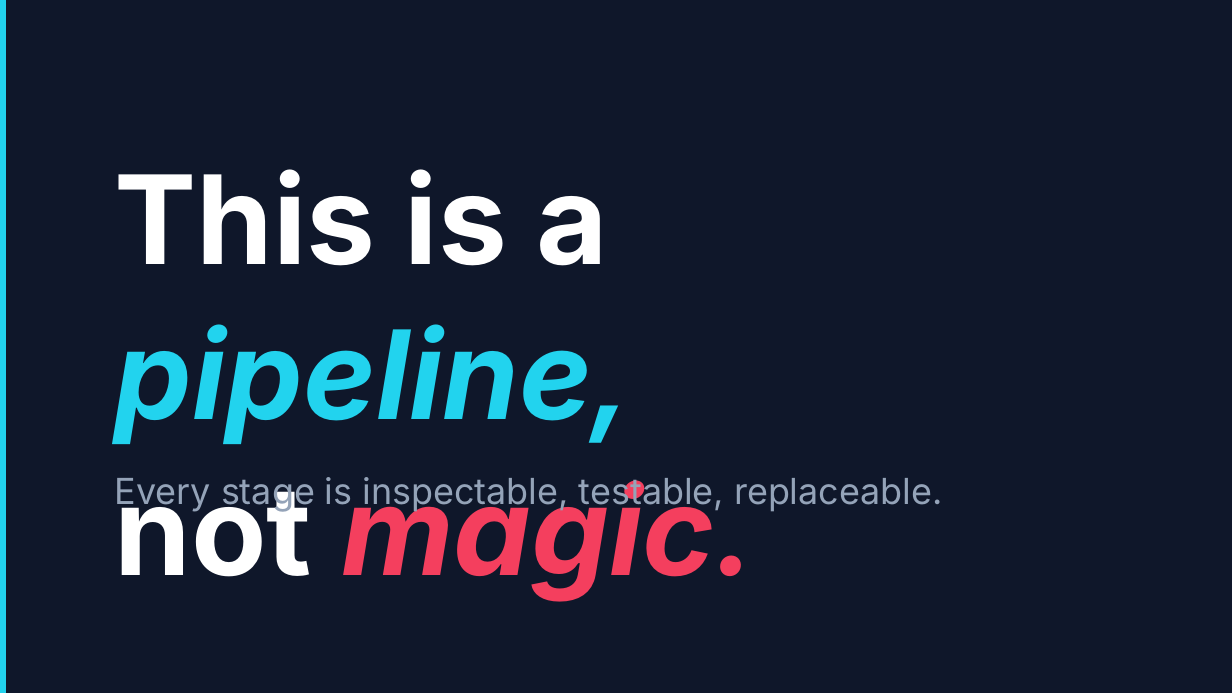
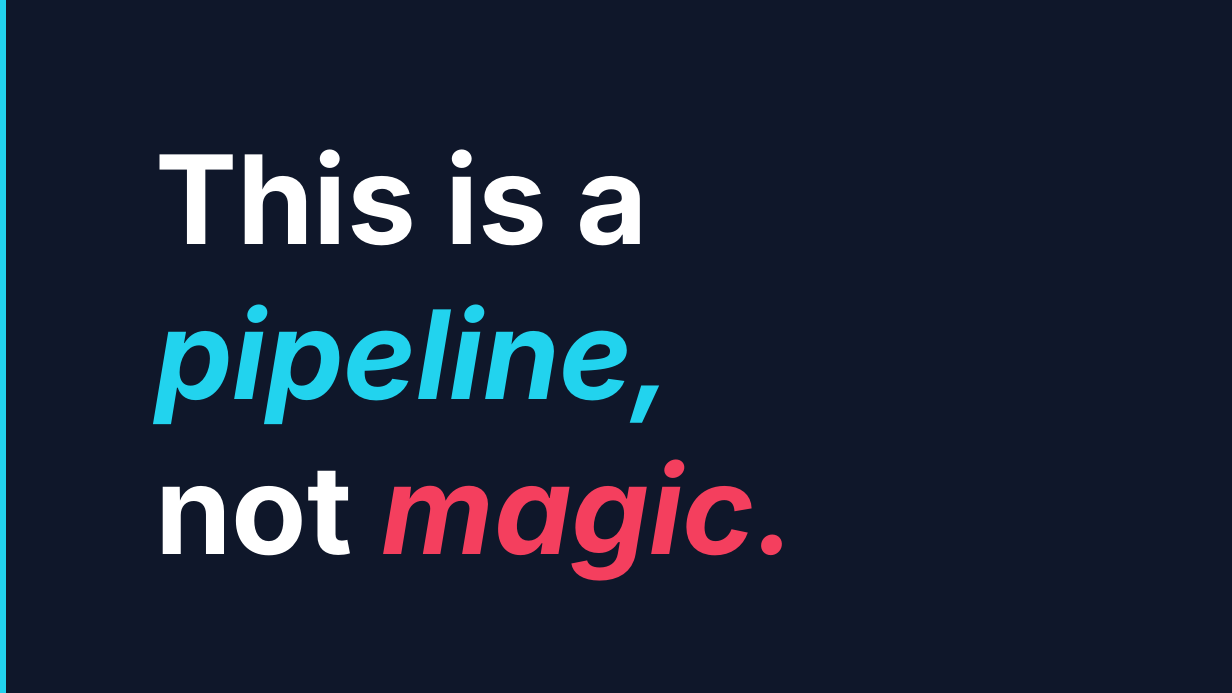
Before and after one commit to ebicoglu/chat-with-your-data-conference, a slide deck: slide 12 of Presentation.pptx. Drawn at 1232x693 pixels with LibreOffice and Linux fonts; fonts in the diff are those of the drawing; background and template pictures are left out. Boxes give left, top, right and bottom in pixels: in the first picture for what was removed or moved away, otherwise in the second. Text is boxed around its words. In the diff, an @@ line names an element or a change of style, - is before the commit and + after.

```diff
--- a/Presentation.pptx
+++ b/Presentation.pptx
@@ text "This is a pipeline,": place and size @@
-text "This is a pipeline," at [115,169,755,601]
+text "This is a pipeline," at [155,149,796,580]
@@ text "This is a pipeline," at [155,149,796,580]: vertical alignment top to middle @@
@@ text removed at [115,477,942,512] @@
-Every stage is inspectable, testable, replaceable.
```
Also in this commit, not shown: 5 other slides changed.
